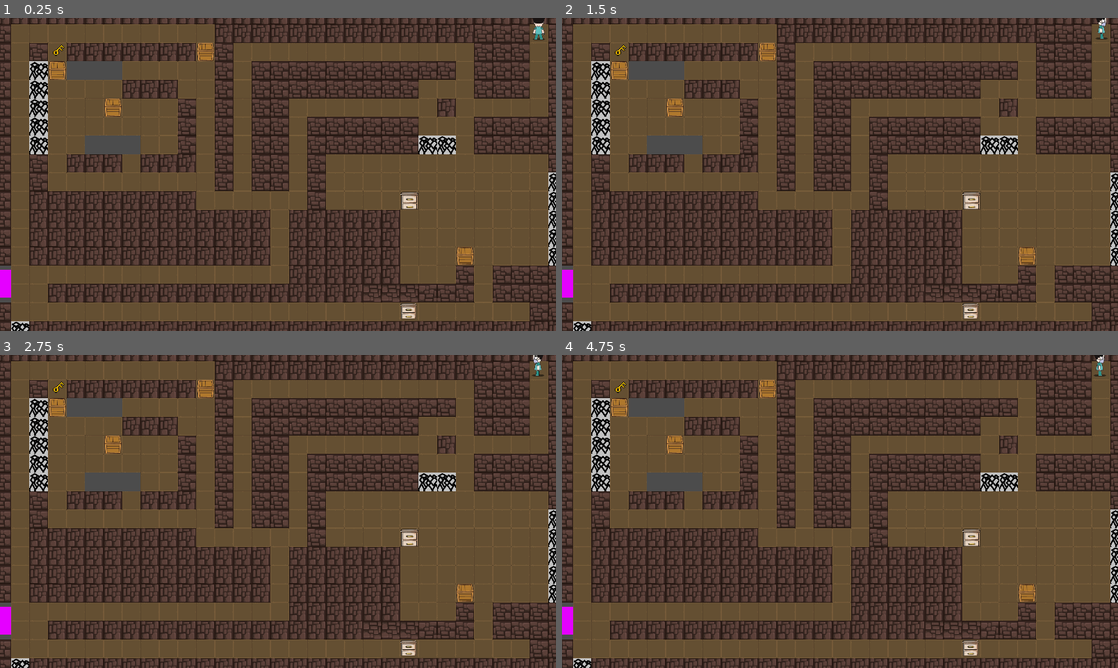
Above: before the commit, frames 1-4 (two rows, left to right).
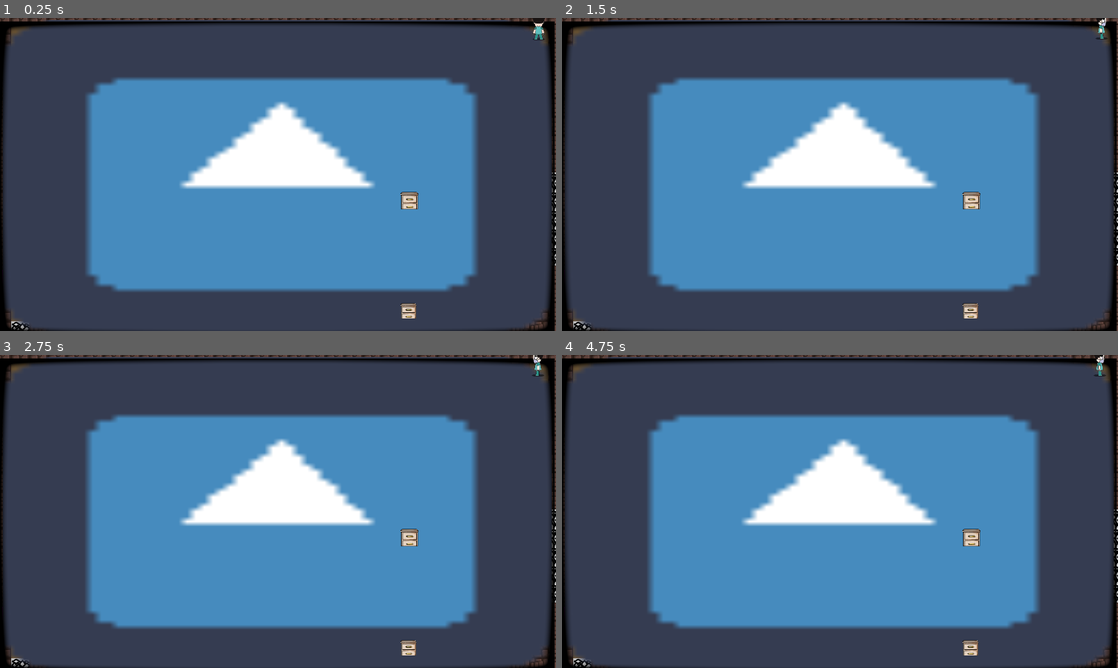
Above: after the commit, the same moments.

Repository: GaEsRaRe/UPCGameJam2018
Game: Godot game, scene res://Scenes/1-7.tscn
Same seed, same stepped clock (60 frames per second), same inputs: the game is played once before the commit and once after it. This scene is started directly instead of the project's main scene. The engine's default icon, where the game draws it, is replaced by a stand-in: a white triangle on a blue panel in a dark square.
Inputs:
- Up to frame 1 (0.25 s): no input
- Up to frame 2 (1.5 s): tap Enter at 0.5 s; hold Right (ui_right) from 0.53 s (still down); tap Up (ui_up) at 0.77 s; tap Space at 1.25 s
- Up to frame 3 (2.75 s): tap Up (ui_up) at 1.52 s; tap Enter at 2 s; release Right (ui_right) at 2.03 s; hold Left (ui_left) from 2.03 s (still down)
- Up to frame 4 (4.75 s): tap Space at 2.75, 4.25 s; release Left (ui_left) at 2.78 s; hold Right (ui_right) 2.78-4.28 s; tap Up (ui_up) at 3.02, 3.77, 4.52 s; tap Enter at 3.5 s; hold Left (ui_left) from 4.28 s (still down)

The runs differ from the first frame. In frame 1, 97% of the frame differs, in the area x 0-100%, y 0-100%; in frame 2, 97%; in frame 3, 97%; in frame 4, 97%.

Commit message:
Auto stash before merge of "master" and "origin/master"
oof

Diff:
--- a/Scenes/0.tscn
+++ b/Scenes/0.tscn
@@ -26,7 +26,7 @@
 "values": [ Color( 1, 1, 1, 1 ), Color( 1, 1, 1, 0 ) ]
 }
 
-[node name="0-0" type="Node2D" index="0"]
+[node name="0-0" type="Node2D"]
 
 [node name="Reset-ear" parent="." index="0" instance=ExtResource( 1 )]
 
--- a/Scenes/1-0.tscn
+++ b/Scenes/1-0.tscn
@@ -7,7 +7,7 @@
 [ext_resource path="res://Assets/Teleport.tscn" type="PackedScene" id=5]
 [ext_resource path="res://Assets/Screen.tscn" type="PackedScene" id=6]
 
-[node name="0-0" type="Node2D" index="0"]
+[node name="0-0" type="Node2D"]
 
 [node name="Reset-ear" parent="." index="0" instance=ExtResource( 1 )]
 
--- a/Scenes/1-1.tscn
+++ b/Scenes/1-1.tscn
@@ -7,6 +7,7 @@
 [ext_resource path="res://Assets/Spike.tscn" type="PackedScene" id=5]
 [ext_resource path="res://Assets/BlackZone.tscn" type="PackedScene" id=6]
 [ext_resource path="res://Assets/Player.tscn" type="PackedScene" id=7]
+[ext_resource path="res://Assets/Screen.tscn" type="PackedScene" id=8]
 
 [sub_resource type="Animation" id=1]
 
@@ -27,7 +28,7 @@
 "values": [ Color( 1, 1, 1, 1 ), Color( 1, 1, 1, 0 ) ]
 }
 
-[node name="0-0" type="Node2D" index="0"]
+[node name="0-0" type="Node2D"]
 
 [node name="Reset-ear" parent="." index="0" instance=ExtResource( 1 )]
 
@@ -172,6 +173,13 @@
 scale = Vector2( 0.9, 0.9 )
 z_index = 1
 
+[node name="Screen" parent="." index="21" instance=ExtResource( 8 )]
+
+margin_left = -1136.08
+margin_top = -964.467
+margin_right = 760.923
+margin_bottom = 120.533
+
 
 [editable path="BlackZone"]
 [editable path="BlackZone2"]
--- a/Scenes/1-2.tscn
+++ b/Scenes/1-2.tscn
@@ -6,7 +6,7 @@
 [ext_resource path="res://Assets/Player.tscn" type="PackedScene" id=4]
 [ext_resource path="res://Assets/Teleport.tscn" type="PackedScene" id=5]
 
-[node name="0-0" type="Node2D" index="0"]
+[node name="0-0" type="Node2D"]
 
 [node name="Reset-ear" parent="." index="0" instance=ExtResource( 1 )]
 
--- a/Scenes/1-3.tscn
+++ b/Scenes/1-3.tscn
@@ -6,6 +6,7 @@
 [ext_resource path="res://Assets/Teleport.tscn" type="PackedScene" id=4]
 [ext_resource path="res://Assets/Breakable.tscn" type="PackedScene" id=5]
 [ext_resource path="res://Assets/Spike.tscn" type="PackedScene" id=6]
+[ext_resource path="res://Assets/Screen.tscn" type="PackedScene" id=7]
 
 [node name="0-0" type="Node2D"]
 
@@ -111,3 +112,10 @@
 [node name="Spike3" parent="." index="11" instance=ExtResource( 6 )]
 
 position = Vector2( -1216, -384 )
+
+[node name="Screen" parent="." index="12" instance=ExtResource( 7 )]
+
+margin_left = -1856.39
+margin_top = -543.581
+margin_right = 40.6118
+margin_bottom = 541.419
--- a/Scenes/1-4.tscn
+++ b/Scenes/1-4.tscn
@@ -6,6 +6,7 @@
 [ext_resource path="res://Assets/Teleport.tscn" type="PackedScene" id=4]
 [ext_resource path="res://Assets/Breakable.tscn" type="PackedScene" id=5]
 [ext_resource path="res://Assets/Spike.tscn" type="PackedScene" id=6]
+[ext_resource path="res://Assets/Screen.tscn" type="PackedScene" id=7]
 
 [node name="0-0" type="Node2D"]
 
@@ -38,7 +39,7 @@
 
 [node name="Camera2D" type="Camera2D" parent="." index="2"]
 
-position = Vector2( -549.425, -57.87 )
+position = Vector2( -98.4758, 39.0006 )
 anchor_mode = 1
 rotating = false
 current = true
@@ -103,3 +104,10 @@
 [node name="Spike3" parent="." index="11" instance=ExtResource( 6 )]
 
 position = Vector2( 0, -256 )
+
+[node name="Screen" parent="." index="12" instance=ExtResource( 7 )]
+
+margin_left = -1039.0
+margin_top = -509.0
+margin_right = 858.0
+margin_bottom = 576.0
--- a/Scenes/1-5.tscn
+++ b/Scenes/1-5.tscn
@@ -6,6 +6,7 @@
 [ext_resource path="res://Assets/Spike.tscn" type="PackedScene" id=4]
 [ext_resource path="res://Assets/Player.tscn" type="PackedScene" id=5]
 [ext_resource path="res://Assets/Teleport.tscn" type="PackedScene" id=6]
+[ext_resource path="res://Assets/Screen.tscn" type="PackedScene" id=7]
 
 [node name="0-0" type="Node2D" index="0"]
 
@@ -41,7 +42,7 @@
 collision_mask = 1
 occluder_light_mask = 1
 format = 1
-tile_data = PoolIntArray( -458774, 2, 0, -458773, -161061273 …(1792 unchanged characters)… 3, 0, 0, -131082, -1610612736, 0, -131080, 0, 0, -131079, 0, 0, -131078, 0, 0, - …(3179 unchanged characters)…
+tile_data = PoolIntArray( -458774, 2, 0, -458773, -161061273 …(1792 unchanged characters)… 3, 0, 0, -131082, -1610612736, 0, -131081, 0, 0, -131080, 0, 0, -131079, 0, 0, -131078, 0, 0, - …(3179 unchanged characters)…
 _sections_unfolded = [ "Z Index" ]
 
 [node name="Breakable3" parent="." index="4" instance=ExtResource( 2 )]
@@ -135,3 +136,10 @@
 [node name="Spike3" parent="." index="19" instance=ExtResource( 4 )]
 
 position = Vector2( -1216, -384 )
+
+[node name="Screen" parent="." index="20" instance=ExtResource( 7 )]
+
+margin_left = -1719.0
+margin_top = -403.0
+margin_right = 178.0
+margin_bottom = 682.0
--- a/Scenes/1-7.tscn
+++ b/Scenes/1-7.tscn
@@ -7,7 +7,8 @@
 [ext_resource path="res://Assets/DoorWithKey.tscn" type="PackedScene" id=5]
 [ext_resource path="res://Assets/Key.tscn" type="PackedScene" id=6]
 [ext_resource path="res://Assets/Breakable.tscn" type="PackedScene" id=7]
-[ext_resource path="res://Assets/Box.tscn" type="PackedScene" id=8]
+[ext_resource path="res://Assets/Screen.tscn" type="PackedScene" id=8]
+[ext_resource path="res://Assets/Box.tscn" type="PackedScene" id=9]
 
 [node name="0-0" type="Node2D"]
 
@@ -140,22 +141,31 @@
 
 position = Vector2( -1152, -320 )
 
-[node name="Box" parent="." index="21" instance=ExtResource( 8 )]
+[node name="Spike10" parent="." index="21" instance=ExtResource( 4 )]
+
+position = Vector2( -1472, 448 )
+
+[node name="Spike11" parent="." index="22" instance=ExtResource( 4 )]
+
+position = Vector2( 384, -64 )
+
+[node name="Screen" parent="." index="23" instance=ExtResource( 8 )]
+
+margin_left = -1500.0
+margin_top = -591.0
+margin_right = 397.0
+margin_bottom = 494.0
+
+[node name="Node2D" type="Node2D" parent="." index="24"]
+
+[node name="Box" parent="Node2D" index="0" instance=ExtResource( 9 )]
 
 position = Vector2( -128, 384 )
 scale = Vector2( 0.9, 0.9 )
 collision/safe_margin = 0.001
 _sections_unfolded = [ "Collision", "Pickable", "Transform", "collision" ]
 
-[node name="Box2" parent="." index="22" instance=ExtResource( 8 )]
+[node name="Box2" parent="Node2D" index="1" instance=ExtResource( 9 )]
 
 position = Vector2( -128, 0 )
 _sections_unfolded = [ "Collision", "Transform", "collision" ]
-
-[node name="Spike10" parent="." index="23" instance=ExtResource( 4 )]
-
-position = Vector2( -1472, 448 )
-
-[node name="Spike11" parent="." index="24" instance=ExtResource( 4 )]
-
-position = Vector2( 384, -64 )
--- a/Scenes/2-1.tscn
+++ b/Scenes/2-1.tscn
@@ -1,10 +1,11 @@
-[gd_scene load_steps=6 format=2]
+[gd_scene load_steps=7 format=2]
 
 [ext_resource path="res://Assets/Reset-ear.tscn" type="PackedScene" id=1]
 [ext_resource path="res://Assets/Teleport.tscn" type="PackedScene" id=2]
 [ext_resource path="res://Assets/Spike.tscn" type="PackedScene" id=3]
 [ext_resource path="res://Tilemaps/tiles1.tres" type="TileSet" id=4]
 [ext_resource path="res://Assets/Player.tscn" type="PackedScene" id=5]
+[ext_resource path="res://Assets/Screen.tscn" type="PackedScene" id=6]
 
 [node name="0-0" type="Node2D"]
 
@@ -97,3 +98,10 @@
 [node name="Spike5" parent="." index="9" instance=ExtResource( 3 )]
 
 position = Vector2( -512, 128 )
+
+[node name="Screen" parent="." index="10" instance=ExtResource( 6 )]
+
+margin_left = -1502.0
+margin_top = -603.0
+margin_right = 395.0
+margin_bottom = 482.0
--- a/Scenes/2-2.tscn
+++ b/Scenes/2-2.tscn
@@ -1,12 +1,13 @@
-[gd_scene load_steps=8 format=2]
+[gd_scene load_steps=9 format=2]
 
 [ext_resource path="res://Assets/Reset-ear.tscn" type="PackedScene" id=1]
 [ext_resource path="res://Assets/Teleport.tscn" type="PackedScene" id=2]
-[ext_resource path="res://Assets/Box.tscn" type="PackedScene" id=3]
-[ext_resource path="res://Assets/Spike.tscn" type="PackedScene" id=4]
-[ext_resource path="res://Tilemaps/tiles1.tres" type="TileSet" id=5]
-[ext_resource path="res://Assets/Breakable.tscn" type="PackedScene" id=6]
-[ext_resource path="res://Assets/Player.tscn" type="PackedScene" id=7]
+[ext_resource path="res://Assets/Spike.tscn" type="PackedScene" id=3]
+[ext_resource path="res://Tilemaps/tiles1.tres" type="TileSet" id=4]
+[ext_resource path="res://Assets/Breakable.tscn" type="PackedScene" id=5]
+[ext_resource path="res://Assets/Player.tscn" type="PackedScene" id=6]
+[ext_resource path="res://Assets/Screen.tscn" type="PackedScene" id=7]
+[ext_resource path="res://Assets/Box.tscn" type="PackedScene" id=8]
 
 [node name="0-0" type="Node2D"]
 
@@ -20,27 +21,19 @@
 map_code_level = 2
 map_code_sub_level = 3
 
-[node name="Box" parent="Teleport" index="2" instance=ExtResource( 3 )]
-
-position = Vector2( -448, 384 )
-
-[node name="Box" parent="." index="2" instance=ExtResource( 3 )]
-
-position = Vector2( 64, 128 )
-
-[node name="Spike2" parent="." index="3" instance=ExtResource( 4 )]
+[node name="Spike2" parent="." index="2" instance=ExtResource( 3 )]
 
 position = Vector2( -512, 320 )
 
-[node name="Spike" parent="." index="4" instance=ExtResource( 4 )]
+[node name="Spike" parent="." index="3" instance=ExtResource( 3 )]
 
 position = Vector2( -512, 384 )
 
-[node name="Map" type="TileMap" parent="." index="5"]
+[node name="Map" type="TileMap" parent="." index="4"]
 
 z_index = -2
 mode = 0
-tile_set = ExtResource( 5 )
+tile_set = ExtResource( 4 )
 cell_size = Vector2( 64, 64 )
 cell_quadrant_size = 16
 cell_custom_transform = Transform2D( 1, 0, 0, 1, 0, 0 )
@@ -58,24 +51,19 @@
 tile_data = PoolIntArray( -262149, 2, 0, -262148, -1610612734, 0, -262147, -1610612734, 0, -262146, 2, 0, -196613, 2, 0 …(5553 unchanged characters)…
 _sections_unfolded = [ "Transform", "Z Index" ]
 
-[node name="Breakable" parent="Map" index="0" instance=ExtResource( 6 )]
+[node name="Breakable" parent="Map" index="0" instance=ExtResource( 5 )]
 
 position = Vector2( -1216, 256 )
 
-[node name="Spike" parent="Map" index="1" instance=ExtResource( 4 )]
+[node name="Spike" parent="Map" index="1" instance=ExtResource( 3 )]
 
 position = Vector2( -1344, 192 )
 
-[node name="Box" parent="Map" index="2" instance=ExtResource( 3 )]
-
-position = Vector2( -960, 448 )
-_sections_unfolded = [ "Transform", "collision" ]
-
-[node name="Breakable2" parent="Map" index="3" instance=ExtResource( 6 )]
+[node name="Breakable2" parent="Map" index="2" instance=ExtResource( 5 )]
 
 position = Vector2( -640, 256 )
 
-[node name="Camera2D" type="Camera2D" parent="." index="6"]
+[node name="Camera2D" type="Camera2D" parent="." index="5"]
 
 position = Vector2( -512, 256 )
 anchor_mode = 1
@@ -102,51 +90,73 @@
 editor_draw_drag_margin = false
 _sections_unfolded = [ "Limit", "Transform" ]
 
-[node name="Player" parent="." index="7" groups=[
+[node name="Player" parent="." index="6" groups=[
 "Player",
-] instance=ExtResource( 7 )]
+] instance=ExtResource( 6 )]
 
 position = Vector2( 320, 384 )
 scale = Vector2( 0.9, 0.9 )
 
-[node name="Spike3" parent="." index="8" instance=ExtResource( 4 )]
+[node name="Spike3" parent="." index="7" instance=ExtResource( 3 )]
 
 position = Vector2( -512, 64 )
 
-[node name="Spike4" parent="." index="9" instance=ExtResource( 4 )]
+[node name="Spike4" parent="." index="8" instance=ExtResource( 3 )]
 
 position = Vector2( -512, 192 )
 
-[node name="Spike5" parent="." index="10" instance=ExtResource( 4 )]
+[node name="Spike5" parent="." index="9" instance=ExtResource( 3 )]
 
 position = Vector2( -512, 128 )
 
-[node name="Breakable4" parent="." index="11" instance=ExtResource( 6 )]
+[node name="Breakable4" parent="." index="10" instance=ExtResource( 5 )]
 
 position = Vector2( -1152, 128 )
 
-[node name="Breakable5" parent="." index="12" instance=ExtResource( 6 )]
+[node name="Breakable5" parent="." index="11" instance=ExtResource( 5 )]
 
 position = Vector2( -1152, 64 )
 
-[node name="Breakable6" parent="." index="13" instance=ExtResource( 6 )]
+[node name="Breakable6" parent="." index="12" instance=ExtResource( 5 )]
 
 position = Vector2( -1152, 0 )
 
-[node name="Box2" parent="." index="14" instance=ExtResource( 3 )]
-
-position = Vector2( -960, 128 )
-
-[node name="Box3" parent="." index="15" instance=ExtResource( 3 )]
-
-position = Vector2( -960, 64 )
-
-[node name="Box4" parent="." index="16" instance=ExtResource( 3 )]
-
-position = Vector2( -960, 0 )
-
-[node name="Spike6" parent="." index="17" instance=ExtResource( 4 )]
+[node name="Spike6" parent="." index="13" instance=ExtResource( 3 )]
 
 position = Vector2( -889.565, 260.29 )
 scale = Vector2( 0.8, 0.8 )
 _sections_unfolded = [ "Transform" ]
+
+[node name="Screen" parent="." index="14" instance=ExtResource( 7 )]
+
+margin_left = -1464.0
+margin_top = -283.0
+margin_right = 433.0
+margin_bottom = 802.0
+
+[node name="boxes" type="Node" parent="." index="15"]
+
+[node name="Box4" parent="boxes" index="0" instance=ExtResource( 8 )]
+
+position = Vector2( -960, 0 )
+
+[node name="Box3" parent="boxes" index="1" instance=ExtResource( 8 )]
+
+position = Vector2( -960, 64 )
+
+[node name="Box2" parent="boxes" index="2" instance=ExtResource( 8 )]
+
+position = Vector2( -960, 128 )
+
+[node name="Box" parent="boxes" index="3" instance=ExtResource( 8 )]
+
+position = Vector2( -960, 320 )
+
+[node name="Box5" parent="boxes" index="4" instance=ExtResource( 8 )]
+
+position = Vector2( -960, 448 )
+_sections_unfolded = [ "Transform", "collision" ]
+
+[node name="Box6" parent="boxes" index="5" instance=ExtResource( 8 )]
+
+position = Vector2( 64, 128 )
Not shown: 1 places in Scenes/1-1.tscn that only renumber resources
Not shown: 1 places in Scenes/1-3.tscn that only renumber resources
Not shown: 1 places in Scenes/1-4.tscn that only renumber resources
Not shown: 1 places in Scenes/1-5.tscn that only renumber resources
Not shown: 1 places in Scenes/1-7.tscn that only renumber resources
